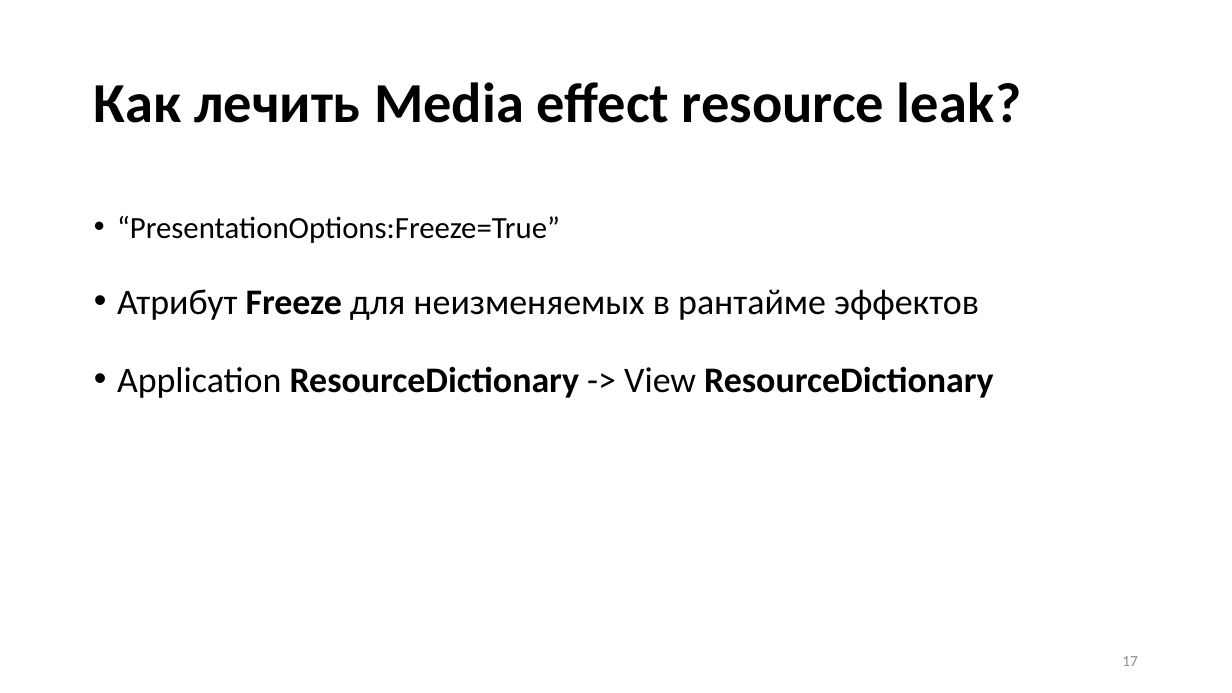
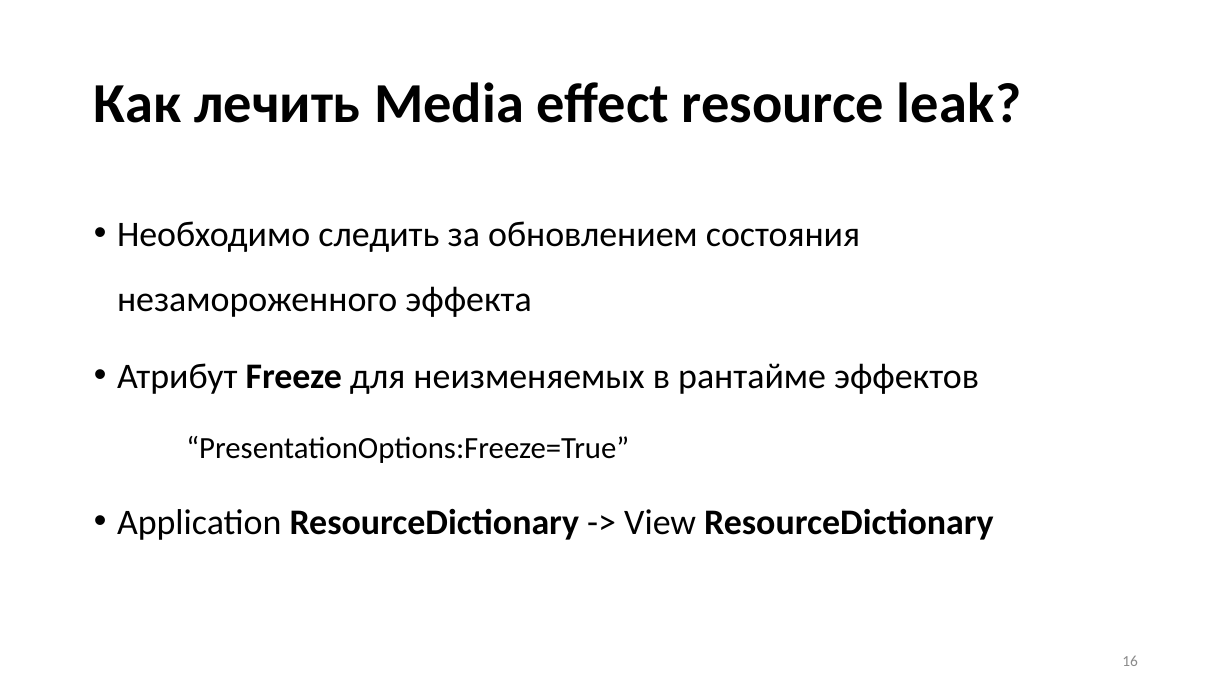
Before and after one commit to Talrandel/MemoryLeak, a slide deck: slide 16 of Утечки памяти.pptx (slide 17 before the commit). Drawn at 1232x693 pixels with LibreOffice and Linux fonts; fonts in the diff are those of the drawing. Boxes give left, top, right and bottom in pixels: in the first picture for what was removed or moved away, otherwise in the second. Text is boxed around its words. In the diff, an @@ line names an element or a change of style, - is before the commit and + after.

```diff
--- a/Утечки памяти.pptx
+++ b/Утечки памяти.pptx
@@ text at bbox=[117, 221, 979, 394]: paragraphs added @@
+  • Необходимо следить за обновлением состояния незамороженного эффекта
+• Атрибут Freeze для неизменяемых в рантайме эффектов
@@ text at bbox=[117, 289, 979, 320]: paragraph removed @@
-• Атрибут Freeze для неизменяемых в рантайме эффектов
@@ text at bbox=[186, 436, 629, 463]: bullet • to none @@
@@ page number at bbox=[1122, 655, 1138, 666]: text changed @@
-17
+16
```
Also in this commit, not shown: 10 other slides changed, 2 slides removed, 7 other files.
